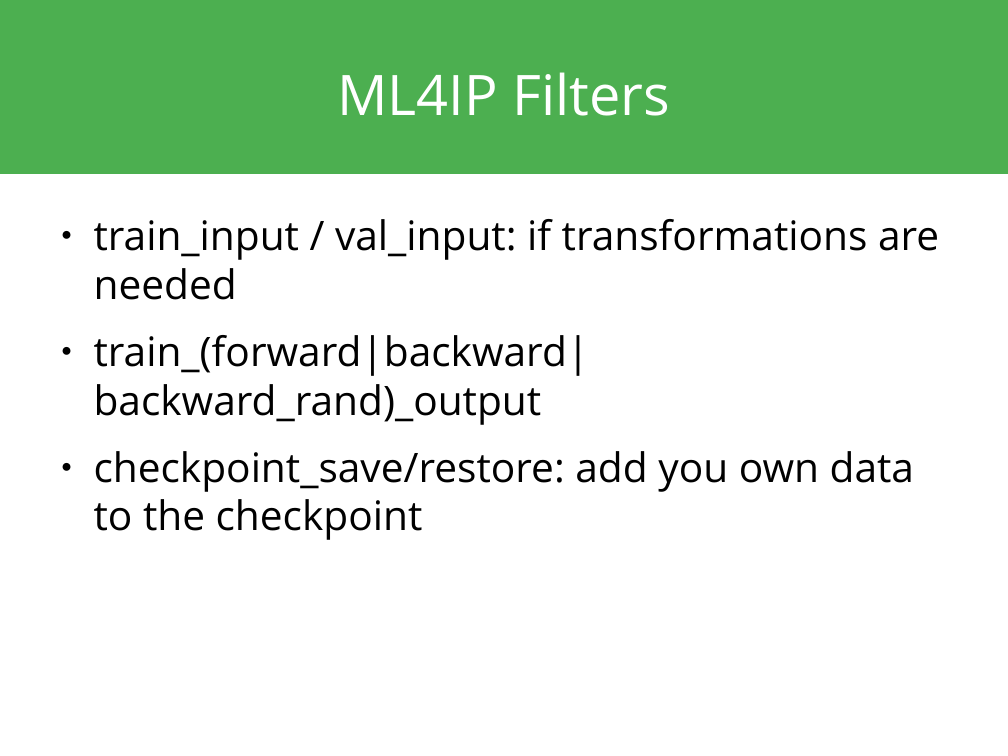
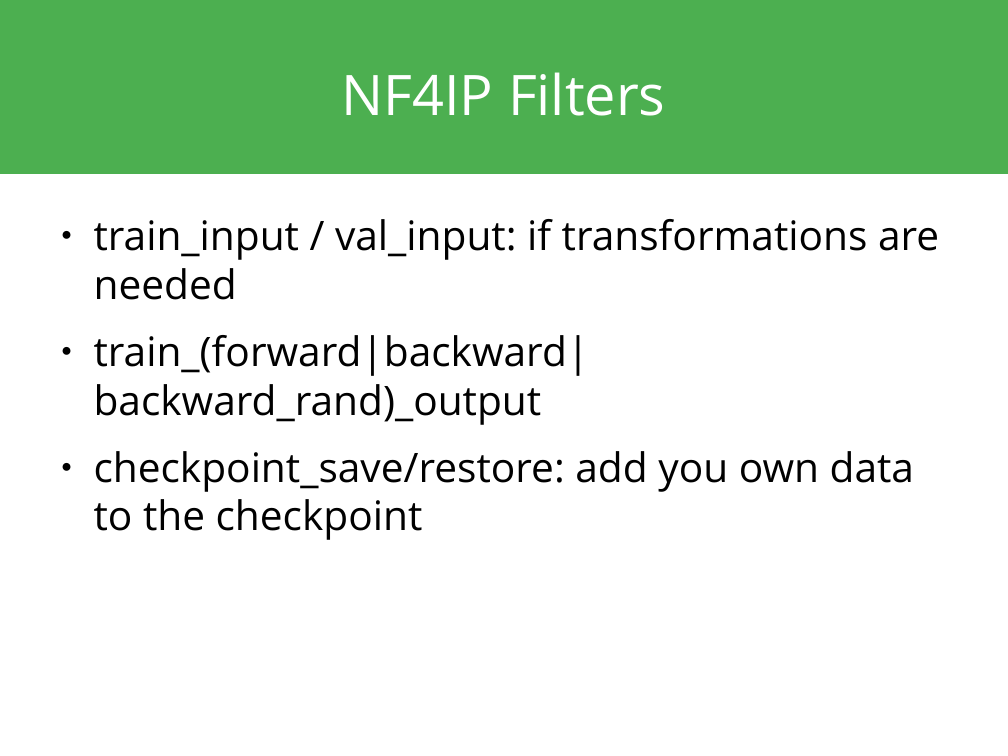
Before and after one commit to Photon-AI-Research/NF4IP, a slide deck: slide 20 of docs/presentation/nf4ip.odp. Drawn at 1008x756 pixels with LibreOffice and Linux fonts; fonts in the diff are those of the drawing. Boxes give left, top, right and bottom in pixels: in the first picture for what was removed or moved away, otherwise in the second. Text is boxed around its words. In the diff, an @@ line names an element or a change of style, - is before the commit and + after.

```diff
--- a/docs/presentation/nf4ip.odp
+++ b/docs/presentation/nf4ip.odp
@@ title at (342, 72, 665, 116): text changed @@
-ML4IP Filters
+NF4IP Filters
```
Also in this commit, not shown: 11 other slides changed, 1 other file.
